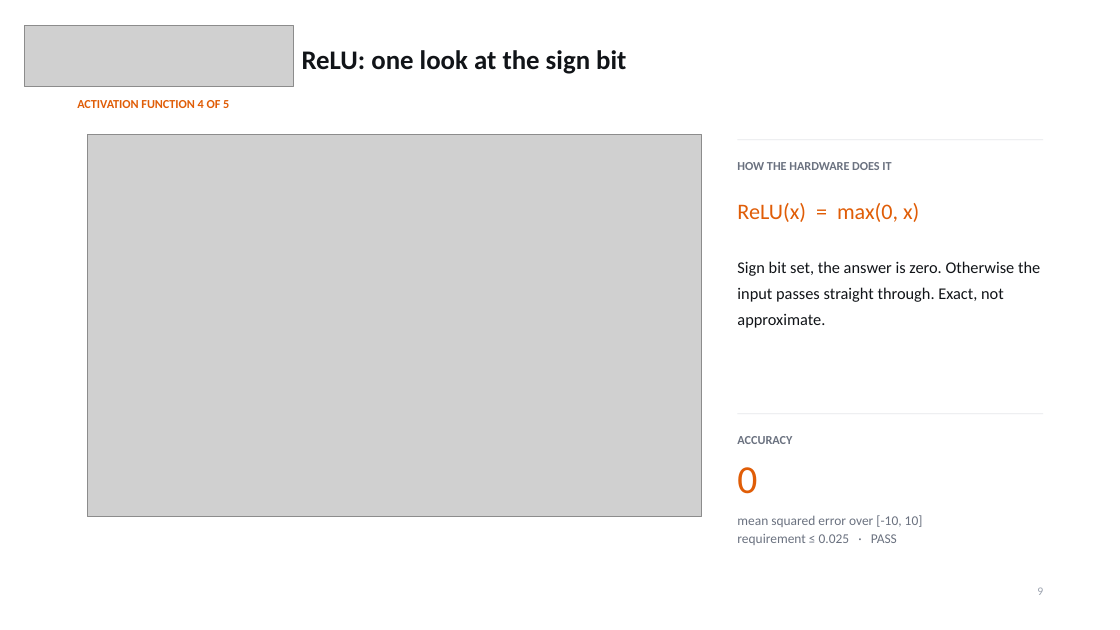
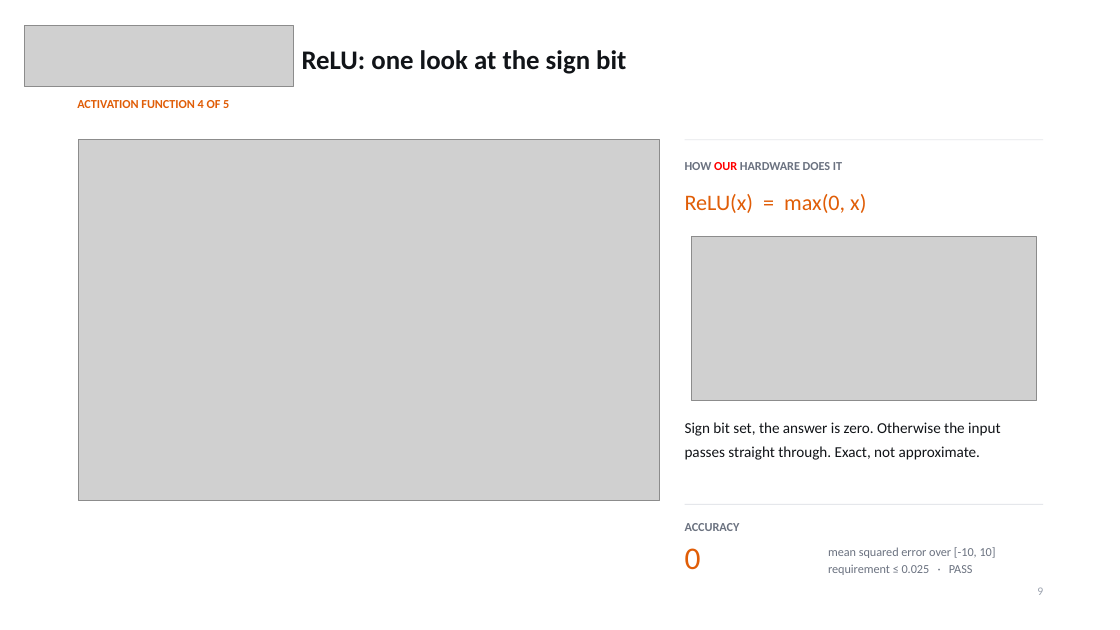
Before and after one commit to saleh2411/DLX-NN, a slide deck: slide 9 of Documents/DLX-NN_Final_Presentation.pptx. Drawn at 1120x630 pixels with LibreOffice and Linux fonts; fonts in the diff are those of the drawing; grey boxes stand for pictures. Boxes give left, top, right and bottom in pixels: in the first picture for what was removed or moved away, otherwise in the second. Text is boxed around its words. In the diff, an @@ line names an element or a change of style, - is before the commit and + after.

Commit message:
final pptx

```diff
--- a/Documents/DLX-NN_Final_Presentation.pptx
+++ b/Documents/DLX-NN_Final_Presentation.pptx
@@ picture: place and size @@
-picture at (87,134,702,517)
+picture at (79,139,660,501)
@@ rectangle: place and size @@
-rectangle at (738,139,1044,140)
+rectangle at (685,139,1044,140)
@@ text at (685,162,842,170): text changed @@
-HOW THE HARDWARE DOES IT
+HOW OUR HARDWARE DOES IT
@@ text "ReLU(x) = max(0, x)": place and size @@
-text "ReLU(x) = max(0, x)" at (737,203,919,222)
+text "ReLU(x) = max(0, x)" at (685,194,866,213)
@@ picture added at (691,237,1036,401) @@
@@ text "Sign bit set, the answer ...": place and size @@
-text "Sign bit set, the answer ..." at (737,261,1040,328)
+text "Sign bit set, the answer ..." at (685,422,1000,460)
@@ text "Sign bit set, the answer ..." at (685,422,1000,460): size 14 to 13 pt; line spacing 1.34 to 1.3 @@
@@ rectangle: place and size @@
-rectangle at (738,413,1044,414)
+rectangle at (685,504,1044,505)
@@ text "ACCURACY": place and size @@
-text "ACCURACY" at (737,436,792,444)
+text "ACCURACY" at (685,523,740,531)
@@ text "0": place and size @@
-text "0" at (737,467,757,494)
+text "0" at (685,548,701,570)
@@ text "0" at (685,548,701,570): size 34 to 27 pt @@
@@ text "mean squared error over [-10, ...": place and size @@
-text "mean squared error over [-10, ..." at (737,515,923,545)
+text "mean squared error over [-10, ..." at (828,547,996,575)
@@ text "mean squared error over [-10, ..." at (828,547,996,575): size 11.5 to 10.5 pt; line spacing 1.1 to 1.14 @@
```
Also in this commit, not shown: 14 other slides changed.
